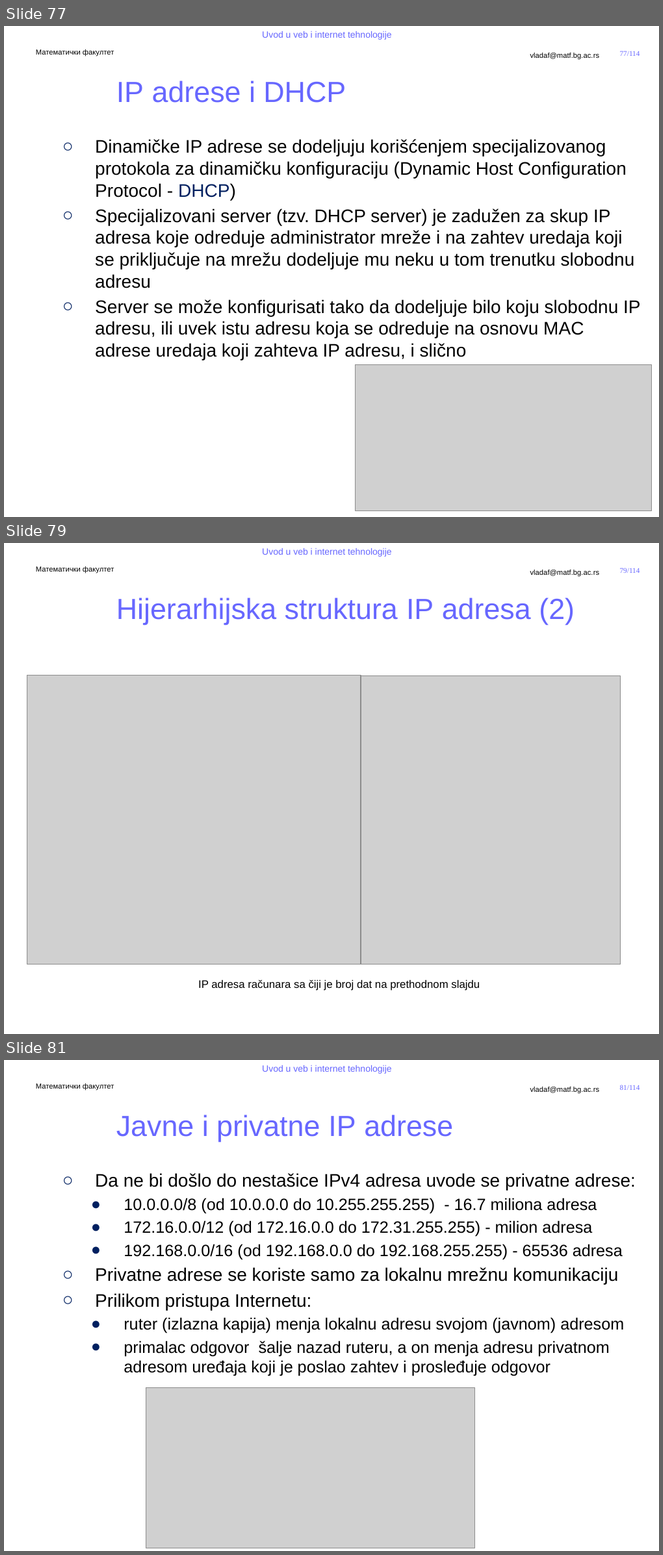
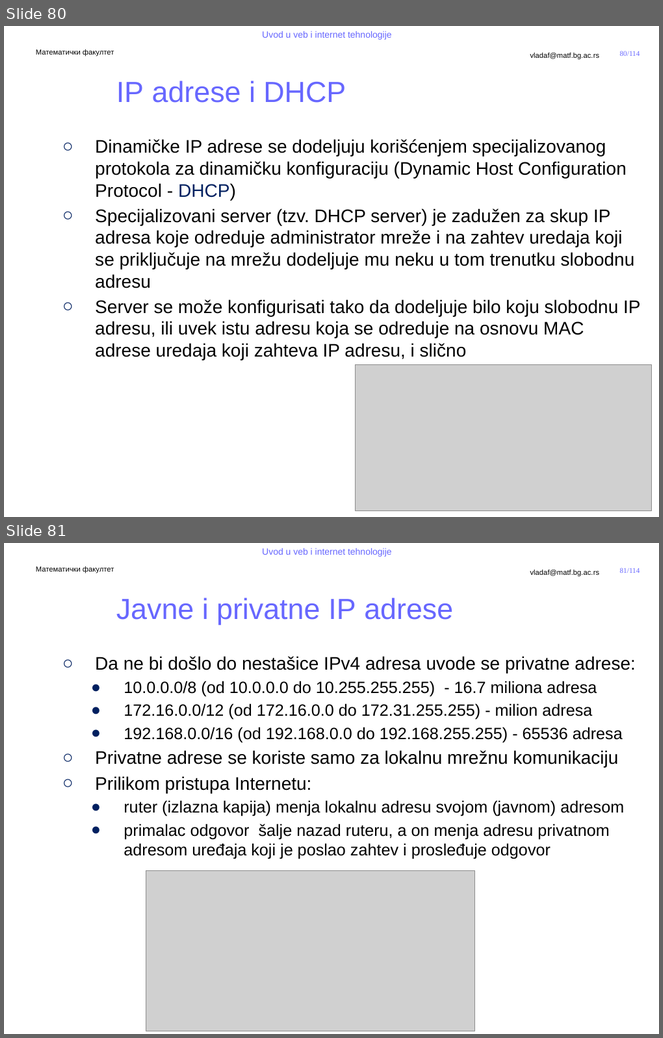
Before and after one commit to MatfUVIT/info, a slide deck: predavanja/prezentacije/UVIT01-02-Uvod u Internet.pptx. Shown one above the other, each under a label of ours: slides 77, 79 and 81 before the commit, slides 80 and 81 after it; the slides between them are not shown. The pictures are 663x1555 and 663x1038 pixels, drawn with LibreOffice and Linux fonts; fonts in the diff are those of the drawing; grey boxes stand for pictures; background and template pictures are left out. Boxes give left, top, right and bottom in pixels: in the first picture for what was removed or moved away, otherwise in the second. Text is boxed around its words. In the diff, an @@ line names an element or a change of style, - is before the commit and + after.

```diff
--- a/predavanja/prezentacije/UVIT01-02-Uvod u Internet.pptx
+++ b/predavanja/prezentacije/UVIT01-02-Uvod u Internet.pptx
@@ slide 79 removed at bbox=[4, 543, 659, 1034], background #FFFFFF; not listed: 5 template elements that a slide beside it also shows @@
@@ title removed at bbox=[116, 598, 575, 625] @@
-Hijerarhijska struktura IP adresa (2)
@@ picture removed at bbox=[27, 676, 361, 965] @@
@@ picture removed at bbox=[361, 676, 621, 964] @@
@@ text removed at bbox=[198, 980, 480, 991] @@
-    IP adresa računara sa čiji je broj dat na prethodnom slajdu
@@ what was slide 77 is now slide 80 @@
@@ page number at bbox=[620, 51, 640, 56]: text changed @@
-77/114
+80/114
```
Also in this commit, not shown: 7 slides changed, 1 slide added, 1 other file.
